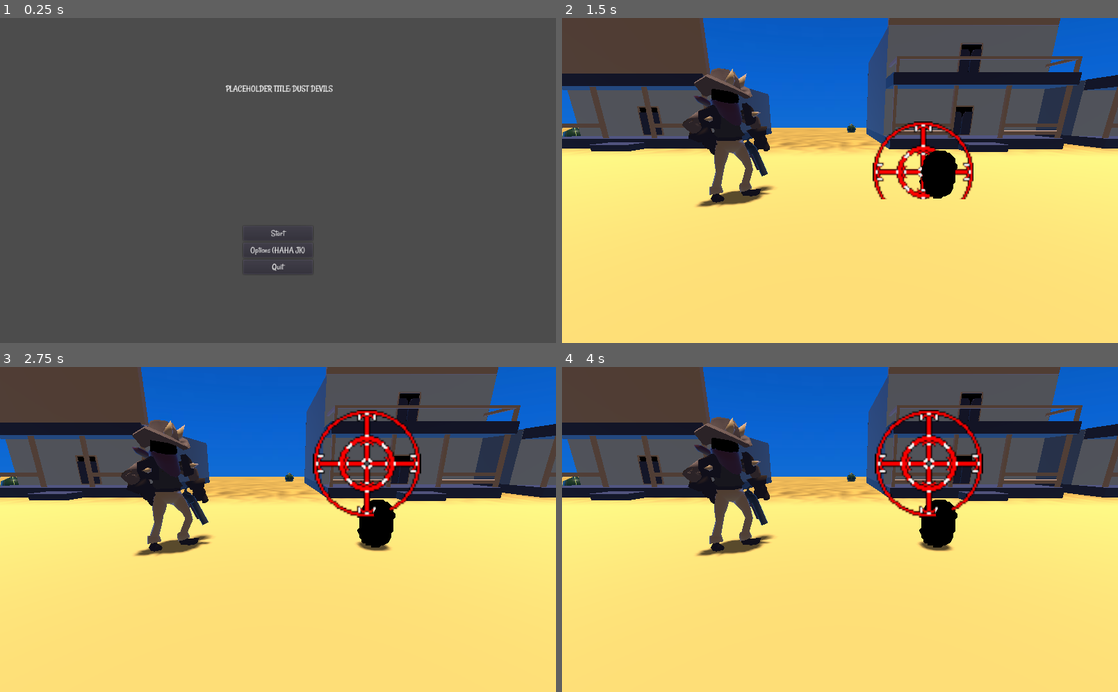
Above: before the commit, frames 1-4 (two rows, left to right).
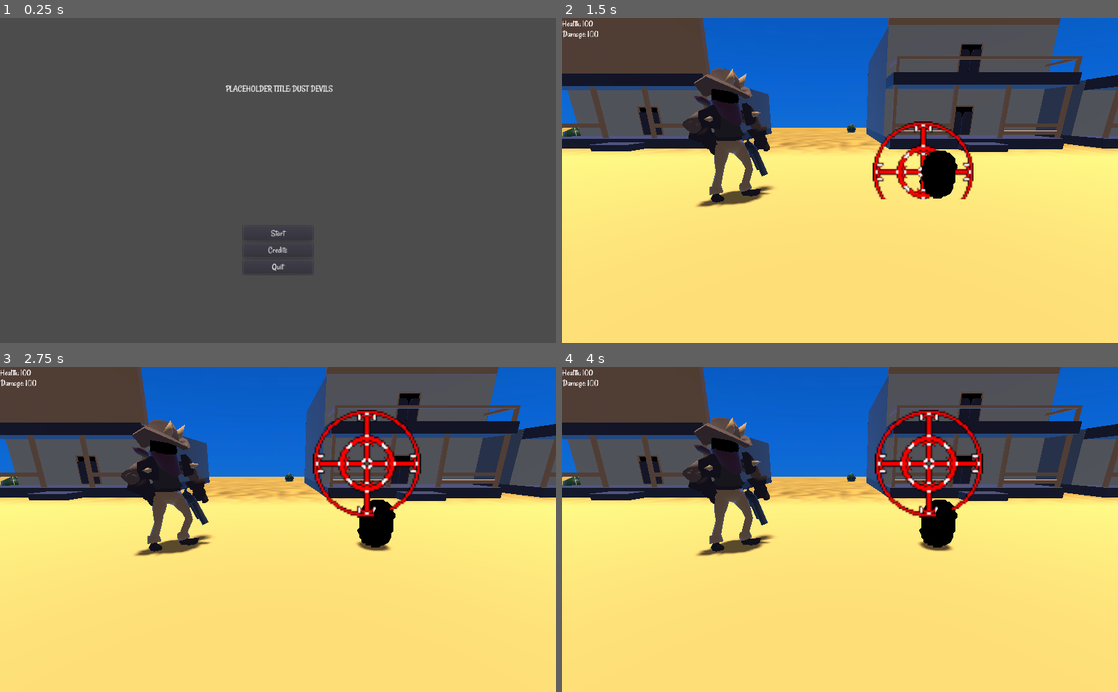
Above: after the commit, the same moments.

Repository: id-be/GMTK2022
Game: Godot game, scene res://Scenes/Title.tscn
The game is run twice, just before and just after one commit, with the same random seed, the same clock (stepped at 60 frames per second) and the same inputs.
Inputs (mouse positions are in pixels of both pictures, inside the frame that each line leads up to):
- Up to frame 1 (0.25 s): no input
- Up to frame 2 (1.5 s): click "Options (HAHA JK)" (after the commit: "Credits") at 0.5 s; click "Start" at 1.25 s
- Up to frame 3 (2.75 s): move the mouse to (400, 513) at 2.02 s; press the mouse at (400, 513) at 2.03 s
- Up to frame 4 (4 s): tap Enter at 2.75 s; move the mouse to (728, 545) at 2.77 s; release the mouse at (728, 545) at 2.78 s; click (728, 545) at 2.85 s; move the mouse to (895, 458) at 3.52 s; press the mouse at (895, 458) at 3.53 s

The runs differ from the first frame. In frame 1, 0.1% of the frame differs, in the area x 45-55%, y 70-73%; in frame 2, 0.1%; in frame 3, 0.1%; in frame 4, 0.1%.
Error before the commit: Invalid get index 'text' (on base: 'null instance'). (res://Scripts/Town.gd:13)

Commit message:
Added dice picker.

Diff:
--- a/Scenes/BulletPicker.gd
+++ /dev/null
@@ -1,38 +0,0 @@
-extends Spatial
-
-var rando = RandomNumberGenerator.new()
-
-onready var dice = [
-$DicePool/D4Pool/d4_1,$DicePool/D4Pool/d4_2,$DicePool/D4Pool/d4_3,
-$DicePool/D6Pool/d6_1, $DicePool/D6Pool/d6_2, $DicePool/D6Pool/d6_3,
-$DicePool/D8Pool/d8_1, $DicePool/D8Pool/d8_2, $DicePool/D8Pool/d8_3,
-$DicePool/D10Pool/d10_1, $DicePool/D10Pool/d10_2,
-$DicePool/D12Pool/d12_1, $DicePool/D12Pool/d12_2,
-$DicePool/D20Pool/d20_1]
-
-var pools = null#[[0,1,0],[0,1,1]]
-var total_pools = null
-var cur_pool = null
-
-onready var all_dice = $DicePool
-
-# Called when the node enters the scene tree for the first time.
-func _ready():
-	rando.randomize()
-
-	pools = [
-	[dice[0], dice[3], dice[1]] ,
-	[dice[0], dice[3], dice[4]]
-	]
-
-	total_pools = pools.size()
-
-	var my_pool = rando.randi_range(0, total_pools-1)
-	cur_pool = pools[my_pool]
-	cur_pool[0].global_transform.origin = $DiePos1.global_transform.origin
-	cur_pool[1].global_transform.origin = $DiePos2.global_transform.origin
-	cur_pool[2].global_transform.origin = $DiePos3.global_transform.origin
-
-# Called every frame. 'delta' is the elapsed time since the previous frame.
-#func _process(delta):
-#	pass
--- a/Scenes/BulletPicker.tscn
+++ b/Scenes/BulletPicker.tscn
@@ -1,6 +1,6 @@
 [gd_scene load_steps=10 format=2]
 
-[ext_resource path="res://Scenes/BulletPicker.gd" type="Script" id=1]
+[ext_resource path="res://Scripts/BulletPicker.gd" type="Script" id=1]
 [ext_resource path="res://Scenes/Presets/d12.tscn" type="PackedScene" id=2]
 [ext_resource path="res://Scenes/Presets/d10.tscn" type="PackedScene" id=3]
 [ext_resource path="res://Scenes/Presets/d20.tscn" type="PackedScene" id=4]
--- /dev/null
+++ b/Scenes/Credits.tscn
@@ -0,0 +1,15 @@
+[gd_scene load_steps=2 format=2]
+
+[ext_resource path="res://Scripts/Credits.gd" type="Script" id=1]
+
+[node name="Control" type="Control"]
+anchor_right = 1.0
+anchor_bottom = 1.0
+script = ExtResource( 1 )
+
+[node name="Button" type="Button" parent="."]
+margin_left = 64.0
+margin_top = 64.0
+margin_right = 160.0
+margin_bottom = 91.0
+text = "Back"
--- a/Scenes/Title.tscn
+++ b/Scenes/Title.tscn
@@ -24,11 +24,11 @@
 margin_bottom = 27.0
 text = "Start"
 
-[node name="Options" type="Button" parent="VBoxContainer"]
+[node name="Credits" type="Button" parent="VBoxContainer"]
 margin_top = 31.0
 margin_right = 128.0
 margin_bottom = 58.0
-text = "Options (HAHA JK)"
+text = "Credits"
 
 [node name="Quit" type="Button" parent="VBoxContainer"]
 margin_top = 62.0
@@ -45,5 +45,5 @@
 align = 1
 
 [connection signal="pressed" from="VBoxContainer/Start" to="." method="_on_Start_pressed"]
-[connection signal="pressed" from="VBoxContainer/Options" to="." method="_on_Options_pressed"]
+[connection signal="pressed" from="VBoxContainer/Credits" to="." method="_on_Options_pressed"]
 [connection signal="pressed" from="VBoxContainer/Quit" to="." method="_on_Quit_pressed"]
--- a/Scenes/Town.tscn
+++ b/Scenes/Town.tscn
@@ -55,6 +55,22 @@
 [node name="Town" type="Spatial"]
 script = ExtResource( 1 )
 
+[node name="UI" type="Control" parent="."]
+margin_right = 91.0
+margin_bottom = 40.0
+
+[node name="Health" type="RichTextLabel" parent="UI"]
+margin_right = 111.0
+margin_bottom = 40.0
+text = "Health:"
+
+[node name="Damage" type="RichTextLabel" parent="UI"]
+margin_left = 1.0
+margin_top = 19.0
+margin_right = 120.0
+margin_bottom = 59.0
+text = "Damage:"
+
 [node name="Floor" type="MeshInstance" parent="."]
 transform = Transform( 2.90829, 0, 0, 0, 1.71084, 0, 0, 0, 4.94186, 0, 0, 0 )
 mesh = SubResource( 1 )
@@ -86,6 +102,7 @@
 shadow_enabled = true
 
 [node name="ColorRect" type="ColorRect" parent="."]
+visible = false
 material = SubResource( 7 )
 anchor_right = 1.0
 anchor_bottom = 1.0
--- /dev/null
+++ b/Scripts/BulletPicker.gd
@@ -0,0 +1,70 @@
+extends Spatial
+
+var rando = RandomNumberGenerator.new()
+
+onready var dice = [
+$DicePool/D4Pool/d4_1, $DicePool/D4Pool/d4_2, $DicePool/D4Pool/d4_3,
+$DicePool/D6Pool/d6_1, $DicePool/D6Pool/d6_2, $DicePool/D6Pool/d6_3,
+$DicePool/D8Pool/d8_1, $DicePool/D8Pool/d8_2, $DicePool/D8Pool/d8_3,
+$DicePool/D10Pool/d10_1, $DicePool/D10Pool/d10_2,
+$DicePool/D12Pool/d12_1, $DicePool/D12Pool/d12_2,
+$DicePool/D20Pool/d20_1]
+
+var dice_og_pos = []
+var pools = null#[[0,1,0],[0,1,1]]
+var total_pools = null
+var cur_pool = null
+
+var ray_origin = Vector3()
+var ray_end = Vector3()
+
+var cur_cam = null
+var space_state = null
+
+var mouse_pos = null
+
+onready var all_dice = $DicePool
+
+
+
+# Called when the node enters the scene tree for the first time.
+func _ready():
+	cur_cam = get_viewport().get_camera()
+	for die in dice:
+		dice_og_pos.append(die.global_transform.origin)
+
+	rando.randomize()
+
+	pools = [
+	[dice[0], dice[3], dice[1]] ,
+	[dice[0], dice[3], dice[4]]
+	]
+
+	total_pools = pools.size()
+	var my_pool = rando.randi_range(0, total_pools-1)
+
+	cur_pool = pools[my_pool]
+	cur_pool[0].global_transform.origin = $DiePos1.global_transform.origin
+	cur_pool[1].global_transform.origin = $DiePos2.global_transform.origin
+	cur_pool[2].global_transform.origin = $DiePos3.global_transform.origin
+
+
+func _physics_process(delta):
+	mouse_pos = get_viewport().get_mouse_position()
+	space_state = get_world().direct_space_state
+
+
+func _input(event):
+	if Input.is_action_just_pressed("LeftClick"):
+		ray_origin = cur_cam.project_ray_origin(mouse_pos)
+		ray_end = ray_origin + cur_cam.project_ray_normal(mouse_pos)*2000
+		var intersection = space_state.intersect_ray(ray_origin, ray_end)
+		print(intersection)
+		pass#do a raycast
+
+
+
+func put_away():
+	pass
+	var pool_index = "f"#just get the cur_pool, the objects 0 1 2 are the dice. then we can check
+	#where those are in the dice array, and that gives us an int, which we can match up to the index of the dice_og_pos, then put it back there.
--- /dev/null
+++ b/Scripts/Credits.gd
@@ -0,0 +1,16 @@
+extends Control
+
+
+# Declare member variables here. Examples:
+# var a = 2
+# var b = "text"
+
+
+# Called when the node enters the scene tree for the first time.
+func _ready():
+	pass # Replace with function body.
+
+
+# Called every frame. 'delta' is the elapsed time since the previous frame.
+#func _process(delta):
+#	pass
--- a/project.godot
+++ b/project.godot
@@ -45,6 +45,11 @@
 "events": [ Object(InputEventKey,"resource_local_to_scene":false,"resource_name":"","device":0,"alt":false,"shift":false,"control":false,"meta":false,"command":false,"pressed":false,"scancode":16777217,"physical_scancode":0,"unicode":0,"echo":false,"script":null)
  ]
 }
+LeftClick={
+"deadzone": 0.5,
+"events": [ Object(InputEventMouseButton,"resource_local_to_scene":false,"resource_name":"","device":0,"alt":false,"shift":false,"control":false,"meta":false,"command":false,"button_mask":0,"position":Vector2( 0, 0 ),"global_position":Vector2( 0, 0 ),"factor":1.0,"button_index":1,"pressed":false,"doubleclick":false,"script":null)
+ ]
+}
 
 [physics]
 
